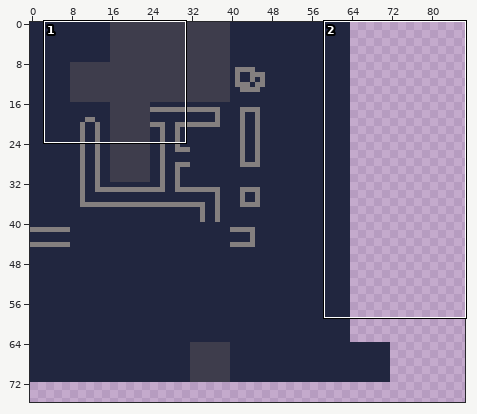
Two versions of one sprite sheet, assets/invisible.png. Above, an overview of the earlier version with the close-up marked.
Close-up. First the earlier version:
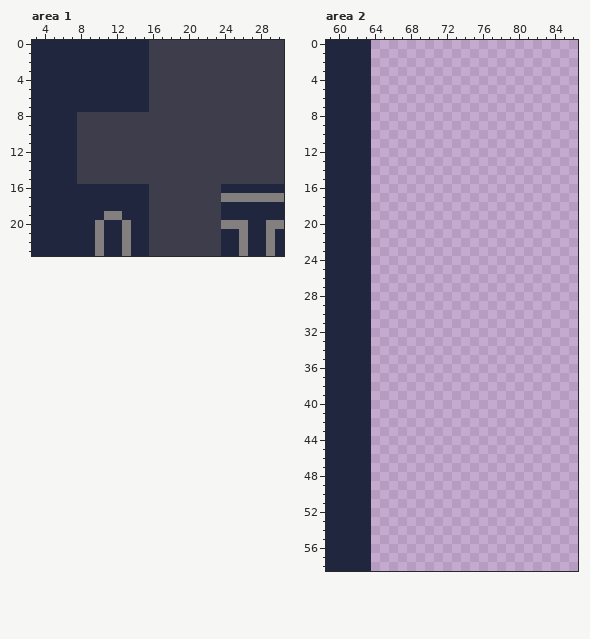
The file is 160x160 pixels. Shown: area 1: x 3..30, y 0..23; area 2: x 59..86, y 0..58. The wide view leaves out empty margins.
After the commit:
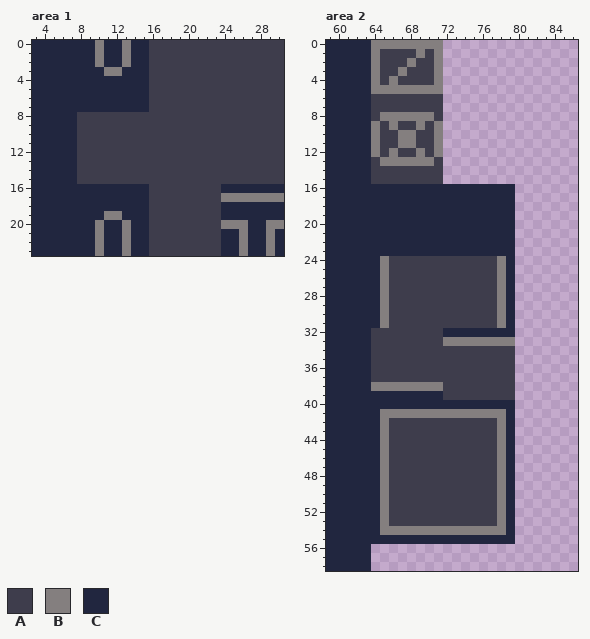
Palette (. is transparent): A #3e3d4c  B #847f7f  C #21263f
What changed:
--- area 1
@@ x 8..15 @@
- 0 CCCCCCCC
- 1 CCCCCCCC
- 2 CCCCCCCC
- 3 CCCCCCCC
+ 0 CCBCCBCC
+ 1 CCBCCBCC
+ 2 CCBCCBCC
+ 3 CCCBBCCC
  4 CCCCCCCC
--- area 2
@@ x 59..86 @@
- 0 CCCCC.......................
- 1 CCCCC.......................
- 2 CCCCC.......................
- 3 CCCCC.......................
- 4 CCCCC.......................
- 5 CCCCC.......................
- 6 CCCCC.......................
- 7 CCCCC.......................
- 8 CCCCC.......................
- 9 CCCCC.......................
-10 CCCCC.......................
-11 CCCCC.......................
-12 CCCCC.......................
-13 CCCCC.......................
-14 CCCCC.......................
-15 CCCCC.......................
-16 CCCCC.......................
-17 CCCCC.......................
-18 CCCCC.......................
-19 CCCCC.......................
-20 CCCCC.......................
-21 CCCCC.......................
-22 CCCCC.......................
-23 CCCCC.......................
-24 CCCCC.......................
-25 CCCCC.......................
-26 CCCCC.......................
-27 CCCCC.......................
-28 CCCCC.......................
-29 CCCCC.......................
-30 CCCCC.......................
-31 CCCCC.......................
-32 CCCCC.......................
-33 CCCCC.......................
-34 CCCCC.......................
-35 CCCCC.......................
-36 CCCCC.......................
-37 CCCCC.......................
-38 CCCCC.......................
-39 CCCCC.......................
-40 CCCCC.......................
-41 CCCCC.......................
-42 CCCCC.......................
-43 CCCCC.......................
-44 CCCCC.......................
-45 CCCCC.......................
-46 CCCCC.......................
-47 CCCCC.......................
-48 CCCCC.......................
-49 CCCCC.......................
-50 CCCCC.......................
-51 CCCCC.......................
-52 CCCCC.......................
-53 CCCCC.......................
-54 CCCCC.......................
-55 CCCCC.......................
+ 0 CCCCCBBBBBBBB...............
+ 1 CCCCCBAAAABAB...............
+ 2 CCCCCBAAABAAB...............
+ 3 CCCCCBAABAAAB...............
+ 4 CCCCCBABAAAAB...............
+ 5 CCCCCBBBBBBBB...............
+ 6 CCCCCAAAAAAAA...............
+ 7 CCCCCAAAAAAAA...............
+ 8 CCCCCABBBBBBA...............
+ 9 CCCCCBABAABAB...............
+10 CCCCCBAABBAAB...............
+11 CCCCCBAABBAAB...............
+12 CCCCCBABAABAB...............
+13 CCCCCABBBBBBA...............
+14 CCCCCAAAAAAAA...............
+15 CCCCCAAAAAAAA...............
+16 CCCCCCCCCCCCCCCCCCCCC.......
+17 CCCCCCCCCCCCCCCCCCCCC.......
+18 CCCCCCCCCCCCCCCCCCCCC.......
+19 CCCCCCCCCCCCCCCCCCCCC.......
+20 CCCCCCCCCCCCCCCCCCCCC.......
+21 CCCCCCCCCCCCCCCCCCCCC.......
+22 CCCCCCCCCCCCCCCCCCCCC.......
+23 CCCCCCCCCCCCCCCCCCCCC.......
+24 CCCCCCBAAAAAAAAAAAABC.......
+25 CCCCCCBAAAAAAAAAAAABC.......
+26 CCCCCCBAAAAAAAAAAAABC.......
+27 CCCCCCBAAAAAAAAAAAABC.......
+28 CCCCCCBAAAAAAAAAAAABC.......
+29 CCCCCCBAAAAAAAAAAAABC.......
+30 CCCCCCBAAAAAAAAAAAABC.......
+31 CCCCCCBAAAAAAAAAAAABC.......
+32 CCCCCAAAAAAAACCCCCCCC.......
+33 CCCCCAAAAAAAABBBBBBBB.......
+34 CCCCCAAAAAAAAAAAAAAAA.......
+35 CCCCCAAAAAAAAAAAAAAAA.......
+36 CCCCCAAAAAAAAAAAAAAAA.......
+37 CCCCCAAAAAAAAAAAAAAAA.......
+38 CCCCCBBBBBBBBAAAAAAAA.......
+39 CCCCCCCCCCCCCAAAAAAAA.......
+40 CCCCCCCCCCCCCCCCCCCCC.......
+41 CCCCCCBBBBBBBBBBBBBBC.......
+42 CCCCCCBAAAAAAAAAAAABC.......
+43 CCCCCCBAAAAAAAAAAAABC.......
+44 CCCCCCBAAAAAAAAAAAABC.......
+45 CCCCCCBAAAAAAAAAAAABC.......
+46 CCCCCCBAAAAAAAAAAAABC.......
+47 CCCCCCBAAAAAAAAAAAABC.......
+48 CCCCCCBAAAAAAAAAAAABC.......
+49 CCCCCCBAAAAAAAAAAAABC.......
+50 CCCCCCBAAAAAAAAAAAABC.......
+51 CCCCCCBAAAAAAAAAAAABC.......
+52 CCCCCCBAAAAAAAAAAAABC.......
+53 CCCCCCBAAAAAAAAAAAABC.......
+54 CCCCCCBBBBBBBBBBBBBBC.......
+55 CCCCCCCCCCCCCCCCCCCCC.......
 56 CCCCC.......................
Boxes around the changes in both close-ups, in picture pixels (x1, y1, x2, y2):
changed: (95, 40, 131, 76)
added: (371, 40, 515, 544)
